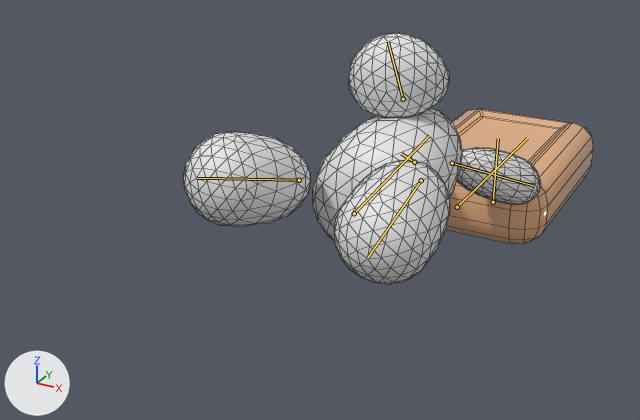
A saved change to the Blender file gamejam2025/_3d/player.blend.
Rendered twice from a 50 mm camera at (3.61, -11.91, 5.21) aimed at (-0.91, -3.7, 1.11). The lights are fixed; the arrows at lower left show +X, +Y and +Z. Both versions are drawn at frame 19 of the action 'Boost_active'; the numbers are the values there. The bones that bend it are drawn over the model as lines. Mesh edges are drawn as thin lines.

Names of what the first picture shows: 'BubbleBoy', 'Soap'.
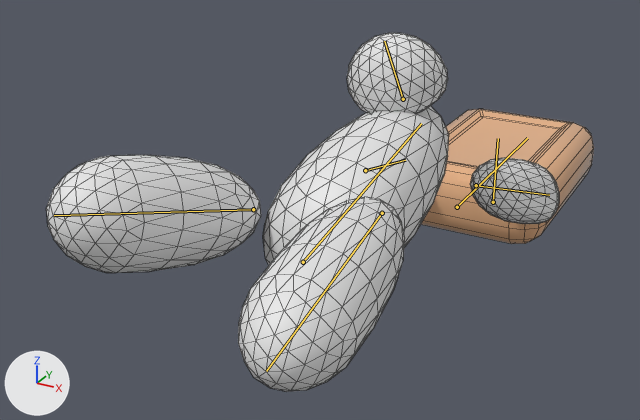
What differs and where, as boxes (x1, y1, x2, y2) in the pictures (640 x 420 px):
'BubbleBoy', posed (44% wider, 43% taller)
    before: (183, 33, 540, 284)
    after: (46, 33, 559, 392)
bone 'Spine', root to tip
    before: (354, 213) to (429, 135)
    after: (303, 262) to (421, 123)
bone 'Leg_R', root to tip
    before: (421, 180) to (367, 258)
    after: (382, 213) to (266, 371)
bone 'Hand_R', root to tip
    before: (414, 162) to (401, 153)
    after: (365, 170) to (405, 160)
bone 'Head', root to tip
    before: (403, 99) to (388, 41)
    after: (403, 99) to (384, 41)
bone 'Leg_L', root to tip
    before: (299, 180) to (197, 178)
    after: (253, 209) to (54, 215)
bone 'Hand_L', root to tip
    before: (452, 163) to (534, 186)
    after: (476, 185) to (549, 195)

What the commit changed:
Bone 'Spine' (bone_spine) moves from (-0.078, 0.393, 4.478) to (0.006, 0.393, 5.677).
Bone 'Spine' (bone_spine) turns from (-85, 5, -43) to (-87, 7, -43) degrees about its own x, y and z.
Bone 'Spine' (bone_spine) is rescaled from (1.0, 1.0, 1.0) to (1.01, 1.59, 1.0).
Bone 'Leg_R' (bone_leg_r) moves from (0.61, 0.309, -3.982) to (0.61, 0.438, -4.858).
Bone 'Leg_R' (bone_leg_r) is rescaled from (1.0, 1.0, 1.0) to (1.02, 1.59, 1.0).
Bone 'Hand_R' (bone_hand_r) moves from (-0.275, 2.084, -1.35) to (-0.67, 2.252, -1.869).
Bone 'Hand_R' (bone_hand_r) turns from (119, 0, -90) to (100, 1, -84) degrees about its own x, y and z.
Bone 'Hand_R' (bone_hand_r) is rescaled from (1.0, 1.0, 1.0) to (1.07, 1.44, 1.15).
Bone 'Head' (bone_head) turns from (-75, 123, -72) to (-75, 123, -69) degrees about its own x, y and z.
Bone 'Leg_L' (bone_leg_l) moves from (-0.769, -0.711, -4.788) to (-0.769, -0.841, -5.664).
Bone 'Leg_L' (bone_leg_l) is rescaled from (1.0, 1.0, 1.0) to (1.09, 1.53, 1.01).
Bone 'Hand_L' (bone_hand_l) moves from (0.187, 0.545, -3.252) to (0.683, 0.377, -3.771).
Bone 'Hand_L' (bone_hand_l) turns from (-85, -129, 45) to (100, -39, -123) degrees about its own x, y and z.
Bone 'Hand_L' (bone_hand_l) is rescaled from (1.0, 1.0, 1.0) to (1.25, 1.4, 1.02).
